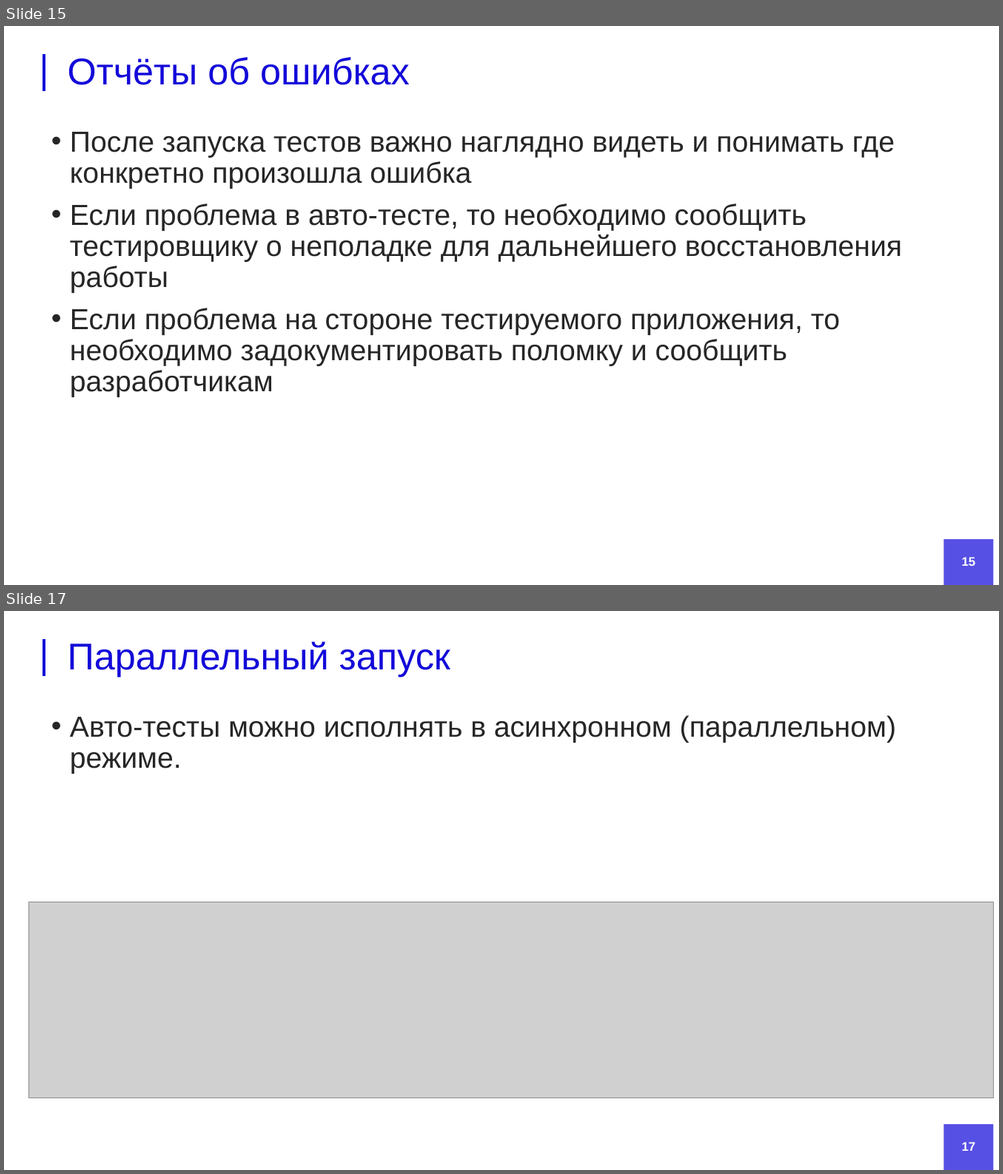
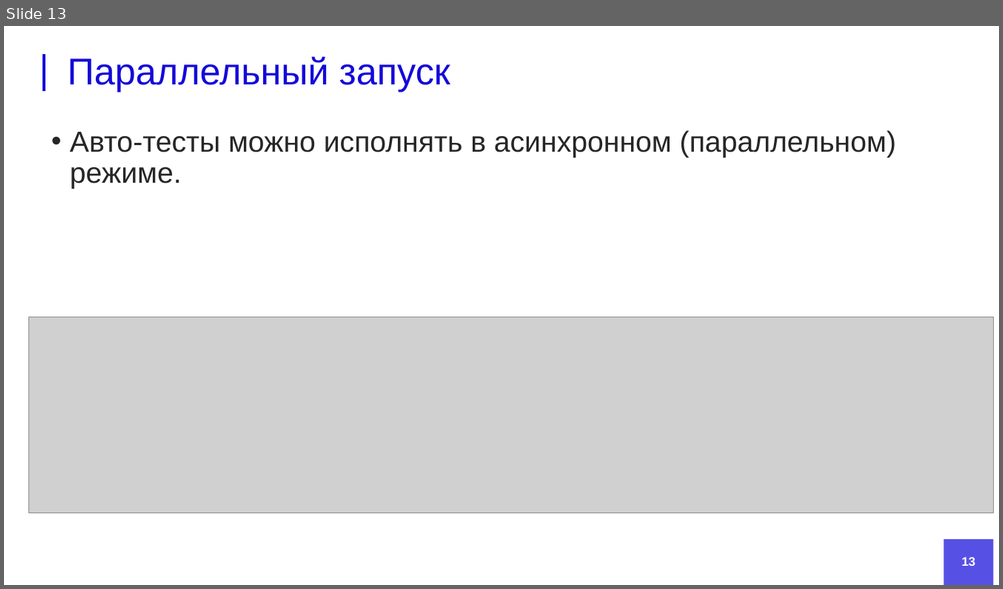
Before and after one commit to DanielRomanoff/practice, a slide deck: презентация.pptx. Shown one above the other, each under a label of ours: slides 15 and 17 before the commit, slide 13 after it; the slides between them are not shown. The pictures are 1003x1174 and 1003x589 pixels, drawn with LibreOffice and Linux fonts; fonts in the diff are those of the drawing; grey boxes stand for pictures; background and template pictures are left out. Boxes give left, top, right and bottom in pixels: in the first picture for what was removed or moved away, otherwise in the second. Text is boxed around its words. In the diff, an @@ line names an element or a change of style, - is before the commit and + after.

```diff
--- a/презентация.pptx
+++ b/презентация.pptx
@@ slide 15 removed at bbox=[4, 26, 999, 585], background #FFFFFF; not listed: 2 template elements that a slide beside it also shows @@
@@ title removed at bbox=[68, 57, 410, 85] @@
-Отчёты об ошибках
@@ text removed at bbox=[70, 132, 902, 397] @@
-• После запуска тестов важно наглядно видеть и понимать где конкретно произошла ошибка
-• Если проблема в авто-тесте, то необходимо сообщить тестировщику о неполадке для дальнейшего восстановления работы
-• Если проблема на стороне тестируемого приложения, то необходимо задокументировать поломку и сообщить разработчикам
@@ page number removed at bbox=[962, 557, 976, 566] @@
-15
@@ what was slide 17 is now slide 13 @@
@@ page number at bbox=[962, 557, 976, 566]: text changed @@
-17
+13
```
Also in this commit, not shown: 7 slides changed, 2 slides added, 5 other slides removed, 1 other file.
